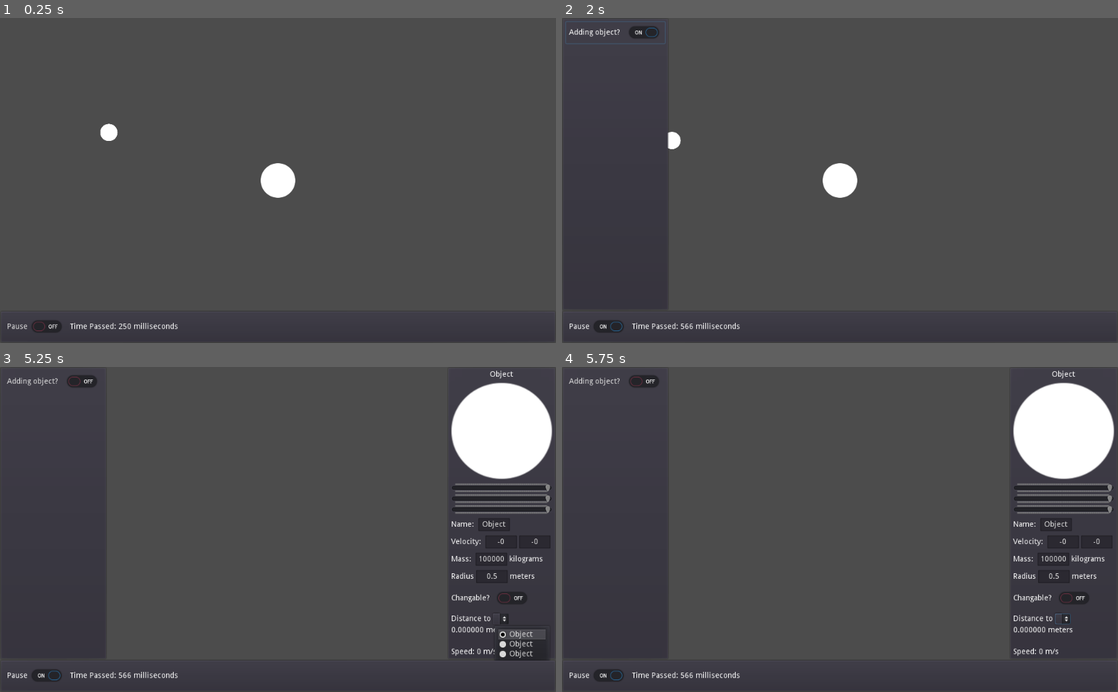
Above: before the commit, frames 1-4 (two rows, left to right).
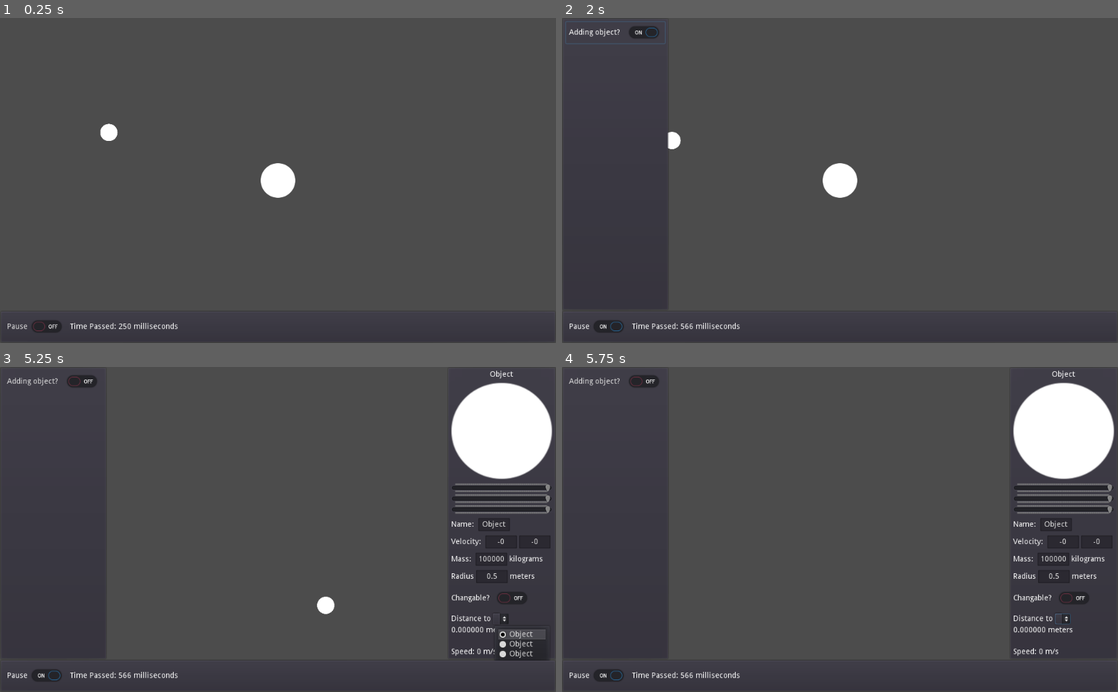
Above: after the commit, the same moments.

Repository: HaywardHHayward/PhysicsGame
Game: Godot game, scene res://Objects/MainScene.tscn
Two runs of this game, one before a commit and one after it. Both use one fixed random seed, a clock stepped at 60 frames per second and the inputs below.
Inputs (mouse positions are in pixels of both pictures, inside the frame that each line leads up to):
- Up to frame 1 (0.25 s): no input
- Up to frame 2 (2 s): click "Pause" at 0.5 s; click "Adding object?" at 1.25 s
- Up to frame 3 (5.25 s): tap Enter at 2, 5 s; move the mouse to (278, 529) at 2.02 s; press the mouse at (278, 529) at 2.03 s; hold Up (ui_up) 2.03-2.75 s; release the mouse at (278, 529) at 2.75 s; click "Object" at 2.75 s; click (511, 597) at 3.52 s; tap Space at 4.25 s; move the mouse to (500, 513) at 4.27 s; hold Up (ui_up) 4.28-5.03 s; click (500, 513) at 4.35 s; move the mouse to (111, 480) at 5.02 s; hold Left (ui_left) from 5.03 s (still down); hold Shift from 5.03 s (still down)
- Up to frame 4 (5.75 s): keep holding Left (ui_left); keep holding Shift; click (673, 480) at 5.3 s

Frames 1-2 are identical in both runs. In frame 3, 0.1% of the frame differs, in the area x 57-61%, y 70-77%; in frame 4, nothing differs.
Error after the commit: Invalid call. Nonexistent function 'get_global_mouse_position' in base 'CanvasLayer'. (res://Scripts/AddObject.gd:40)

Commit message:
Partial add object integration

Diff:
--- a/PhysicsGame-master/Objects/GUI.tscn
+++ b/PhysicsGame-master/Objects/GUI.tscn
@@ -1,10 +1,19 @@
-[gd_scene load_steps=5 format=2]
+[gd_scene load_steps=6 format=2]
 
 [ext_resource path="res://Scripts/ObjectEditor.gd" type="Script" id=1]
 [ext_resource path="res://Scripts/Time Scale.gd" type="Script" id=2]
 [ext_resource path="res://Scripts/AddObject.gd" type="Script" id=3]
 
-[sub_resource type="ShortCut" id=1]
+[sub_resource type="GDScript" id=1]
+
+script/source = "extends CanvasLayer
+
+func _ready():
+	pass
+
+"
+
+[sub_resource type="ShortCut" id=2]
 
 
 [node name="GUI" type="CanvasLayer" index="0"]
@@ -14,6 +23,7 @@
 rotation = 0.0
 scale = Vector2( 1, 1 )
 transform = Transform2D( 1, 0, 0, 1, 0, 0 )
+script = SubResource( 1 )
 
 [node name="ObjectViewer" type="MarginContainer" parent="." index="0"]
 
@@ -801,7 +811,7 @@
 margin_bottom = 600.0
 rect_pivot_offset = Vector2( 0, 0 )
 rect_clip_content = false
-mouse_filter = 0
+mouse_filter = 2
 mouse_default_cursor_shape = 0
 size_flags_horizontal = 1
 size_flags_vertical = 1
@@ -939,7 +949,7 @@
 margin_bottom = 540.0
 rect_pivot_offset = Vector2( 0, 0 )
 rect_clip_content = false
-mouse_filter = 0
+mouse_filter = 2
 mouse_default_cursor_shape = 0
 size_flags_horizontal = 1
 size_flags_vertical = 1
--- a/PhysicsGame-master/Objects/MainScene.tscn
+++ b/PhysicsGame-master/Objects/MainScene.tscn
@@ -1,15 +1,24 @@
-[gd_scene load_steps=5 format=2]
+[gd_scene load_steps=6 format=2]
 
 [ext_resource path="res://Scripts/MainScene.gd" type="Script" id=1]
 [ext_resource path="res://Scripts/Camera2D.gd" type="Script" id=2]
 [ext_resource path="res://Objects/GUI.tscn" type="PackedScene" id=3]
-[ext_resource path="res://Objects/BaseMatter.tscn" type="PackedScene" id=4]
+[ext_resource path="res://Scripts/GUI.gd" type="Script" id=4]
+[ext_resource path="res://Objects/BaseMatter.tscn" type="PackedScene" id=5]
 
 [node name="MainScene" type="Node"]
 
 script = ExtResource( 1 )
 
-[node name="Camera2D" type="Camera2D" parent="." index="0"]
+[node name="BaseLayer" type="CanvasLayer" parent="." index="0"]
+
+layer = 1
+offset = Vector2( 0, 0 )
+rotation = 0.0
+scale = Vector2( 1, 1 )
+transform = Transform2D( 1, 0, 0, 1, 0, 0 )
+
+[node name="Camera2D" type="Camera2D" parent="." index="1"]
 
 offset = Vector2( 512, 300 )
 anchor_mode = 1
@@ -39,20 +48,22 @@
 
 [node name="GUI" parent="Camera2D" index="0" instance=ExtResource( 3 )]
 
-[node name="BaseMatter" parent="." index="1" instance=ExtResource( 4 )]
+script = ExtResource( 4 )
+
+[node name="BaseMatter" parent="." index="2" instance=ExtResource( 5 )]
 
 position = Vector2( 512, 300 )
 gravity_point = false
 Mass = 1e+011
 Radius = 0.5
 
-[node name="BaseMatter3" parent="." index="2" instance=ExtResource( 4 )]
+[node name="BaseMatter3" parent="." index="3" instance=ExtResource( 5 )]
 
 position = Vector2( 200, 200 )
 gravity_point = false
 Velocity = Vector2( 0, 0.7 )
 
-[node name="AudioStreamPlayer" type="AudioStreamPlayer" parent="." index="3"]
+[node name="AudioStreamPlayer" type="AudioStreamPlayer" parent="." index="4"]
 
 stream = null
 volume_db = 0.0
--- a/PhysicsGame-master/Scripts/AddObject.gd
+++ b/PhysicsGame-master/Scripts/AddObject.gd
@@ -2,7 +2,6 @@
 
 var addMode = false
 
-var mouseIn = false
 
 onready var packedMatter = preload("res://Objects/BaseMatter.tscn")
 
@@ -10,24 +9,14 @@
 	hide()
 
 func _process(delta):
-	if visible:
-		if mouseIn == false and addMode == true:
-			if Input.is_action_just_pressed("mouse_m1"):
-				var addedMatter = packedMatter.instance()
-				get_viewport().get_node("MainScene").add_child(addedMatter)
-				addedMatter.isPaused = true
-				addedMatter.Name = "Object"
-				addedMatter.Mass = 1
-				addedMatter.Velocity = Vector2(0,0)
-				addedMatter.Radius = 0.25
-				addedMatter.global_position = get_global_mouse_position()
-				addedMatter.internalPosition = get_global_mouse_position()
+	pass
 
 func _on_PauseButton_toggled(button_pressed):
 	if button_pressed:
 		show()
 	else:
 		addMode = false
+		$PanelContainer2/VBoxContainer/CheckButton.pressed = false
 		hide()
 
 
@@ -36,3 +25,22 @@
 		addMode = true
 	else:
 		addMode = false
+
+func _unhandled_input(event):
+	if event is InputEventMouseButton and event.button_index == BUTTON_LEFT and event.pressed:
+		if visible:
+			if addMode:
+				var addedMatter = packedMatter.instance()
+				get_viewport().get_node("MainScene").add_child(addedMatter)
+				addedMatter.isPaused = true
+				addedMatter.Name = "Object"
+				addedMatter.Mass = 1
+				addedMatter.Velocity = Vector2(0,0)
+				addedMatter.Radius = 0.25
+				addedMatter.global_position = get_viewport().get_node("MainScene/BaseLayer").get_global_mouse_position()
+				addedMatter.internalPosition = get_viewport().get_node("MainScene/BaseLayer").get_global_mouse_position()
+
+
+func _gui_input(event):
+   if event is InputEventMouseButton and event.button_index == BUTTON_LEFT and event.pressed:
+       accept_event()
--- /dev/null
+++ b/PhysicsGame-master/Scripts/GUI.gd
@@ -0,0 +1,4 @@
+extends CanvasLayer
+
+func _ready():
+	pass
--- a/PhysicsGame-master/Scripts/ObjectEditor.gd
+++ b/PhysicsGame-master/Scripts/ObjectEditor.gd
@@ -89,10 +89,3 @@
 func _clicked(selectObject):
 	show()
 	setObject(selectObject)
-
-func _gui_input(event):
-	if event.is_action_pressed("mouse_m1"):
-		emit_signal("ignoreClick", true)
-	if event.is_action_released("mouse_m1"):
-		emit_signal("ignoreClick", false)
-	accept_event()
Not shown: 1 places in PhysicsGame-master/Objects/GUI.tscn that only renumber resources
